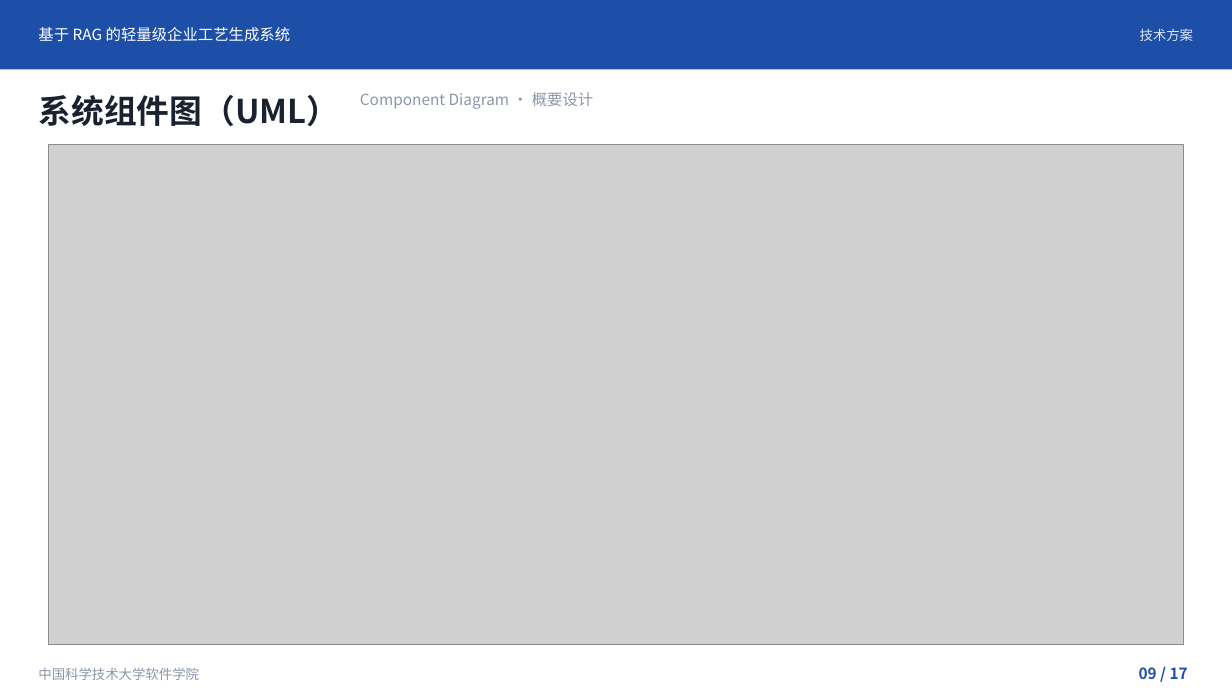
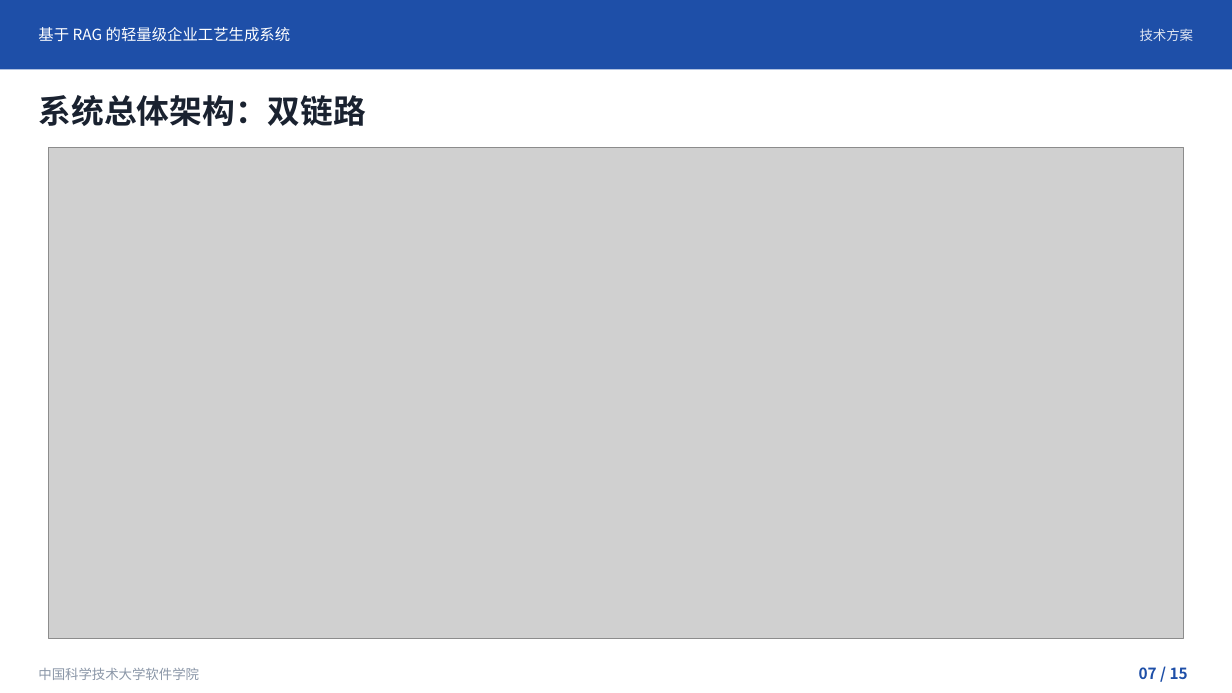
Before and after one commit to jiayun-xiong/craft-rag, a slide deck: slide 7 of 学校要求与提交材料/开题答辩.pptx (slide 9 before the commit). Drawn at 1232x693 pixels with LibreOffice and Linux fonts; fonts in the diff are those of the drawing; grey boxes stand for pictures. Boxes give left, top, right and bottom in pixels: in the first picture for what was removed or moved away, otherwise in the second. Text is boxed around its words. In the diff, an @@ line names an element or a change of style, - is before the commit and + after.

```diff
--- a/学校要求与提交材料/开题答辩.pptx
+++ b/学校要求与提交材料/开题答辩.pptx
@@ text removed at <box>38,95,339,126</box> @@
-系统组件图（UML）
@@ text added at <box>38,95,366,126</box>, 25.5 pt, text #1A2230, bold @@
+系统总体架构：双链路
@@ text removed at <box>360,92,594,109</box> @@
-Component Diagram · 概要设计
@@ picture: place and size @@
-picture at <box>48,144,1184,645</box>
+picture at <box>48,147,1184,638</box>
@@ text at <box>1139,667,1188,679</box>: text changed @@
-09 / 17
+07 / 15
```
Also in this commit, not shown: 6 other slides changed, 2 slides removed.
